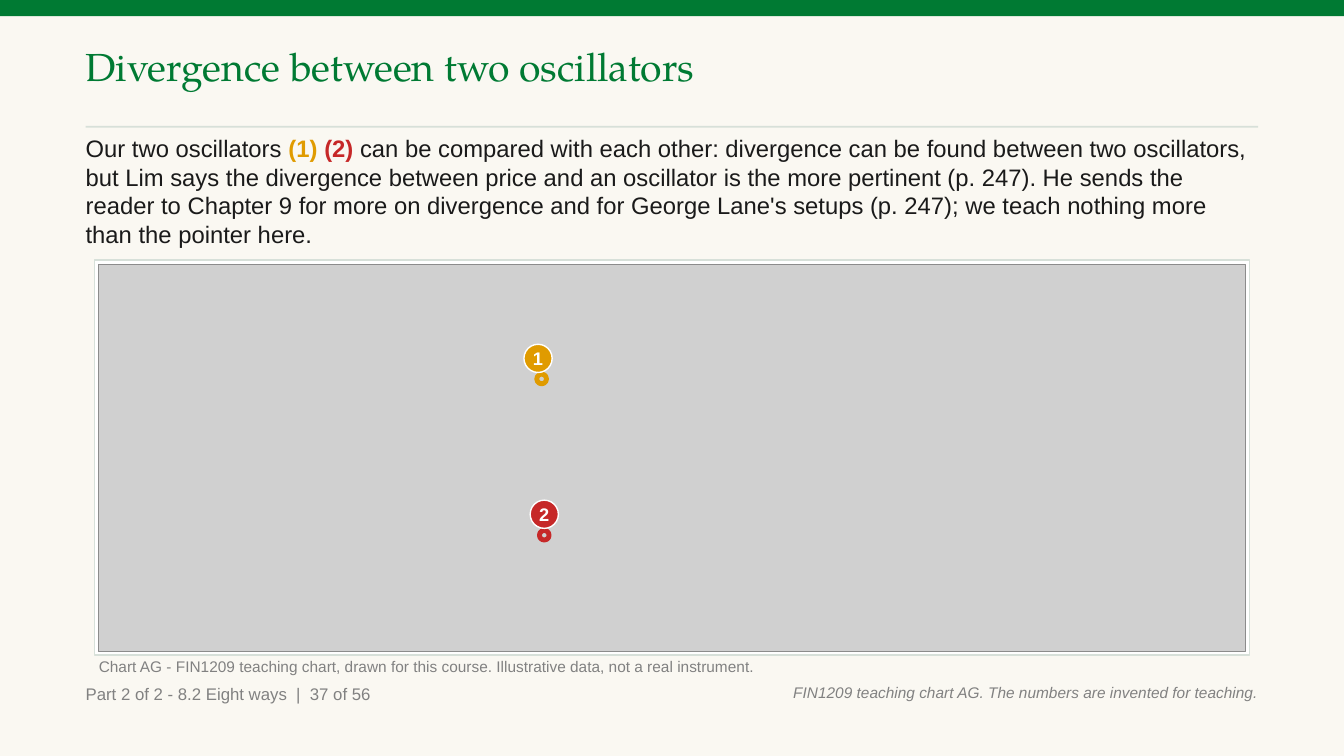
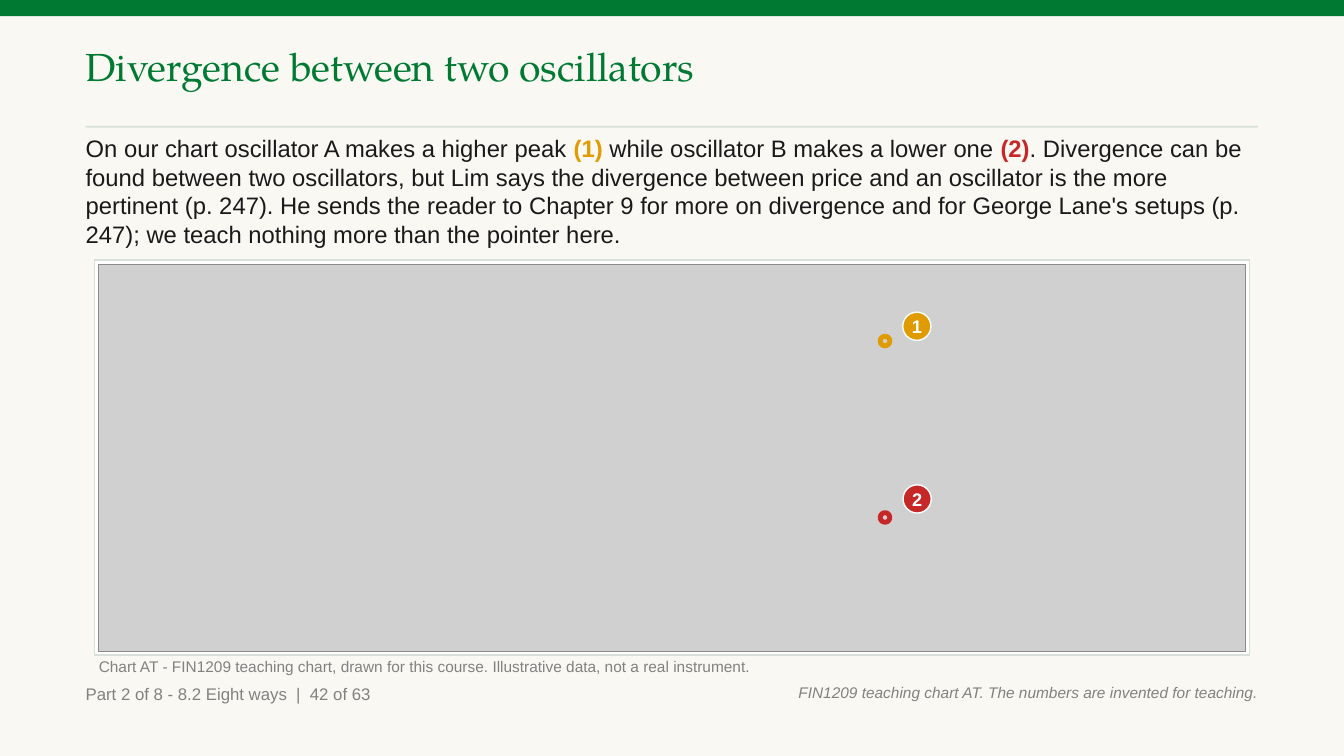
Before and after one commit to benjiesotelo-sudo/Telos_FIN1209, a slide deck: slide 98 of chapter-08/FIN1209-Chapter-08-Student-Edition.pptx (slide 91 before the commit). Drawn at 1344x756 pixels with LibreOffice and Linux fonts; fonts in the diff are those of the drawing; grey boxes stand for pictures. Boxes give left, top, right and bottom in pixels: in the first picture for what was removed or moved away, otherwise in the second. Text is boxed around its words. In the diff, an @@ line names an element or a change of style, - is before the commit and + after.

Commit message:
Chapter 8 Part A: apply strict read 1 (both halves): Chapter 7 footer form, first and second class wording, new charts, marks on the thing named, larger figures

```diff
--- a/chapter-08/FIN1209-Chapter-08-Student-Edition.pptx
+++ b/chapter-08/FIN1209-Chapter-08-Student-Edition.pptx
@@ text at [86, 139, 1242, 248]: text changed @@
-Our two oscillators (1) (2) can be compared with each other: divergence can be found between two oscillators, but Lim says the divergence between price and an oscillator is the more pertinent (p. 247). He sends the reader to Chapter 9 for more on divergence and for George Lane's setups (p. 247); we teach nothing more than the pointer here.
+On our chart oscillator A makes a higher peak (1) while oscillator B makes a lower one (2). Divergence can be found between two oscillators, but Lim says the divergence between price and an oscillator is the more pertinent (p. 247). He sends the reader to Chapter 9 for more on divergence and for George Lane's setups (p. 247); we teach nothing more than the pointer here.
@@ ellipse "1": place and size @@
-ellipse "1" at [524, 345, 553, 373]
+ellipse "1" at [903, 313, 932, 341]
@@ ellipse: place and size @@
-ellipse at [537, 374, 547, 384]
+ellipse at [880, 337, 890, 347]
@@ ellipse "2": place and size @@
-ellipse "2" at [530, 500, 559, 528]
+ellipse "2" at [903, 485, 932, 513]
@@ ellipse: place and size @@
-ellipse at [539, 530, 549, 540]
+ellipse at [880, 513, 890, 523]
@@ text at [86, 688, 371, 704]: text changed @@
-Part 2 of 2 - 8.2 Eight ways | 37 of 56
+Part 2 of 8 - 8.2 Eight ways | 42 of 63
@@ text at [99, 661, 749, 675]: text changed @@
-Chart AG - FIN1209 teaching chart, drawn for this course. Illustrative data, not a real instrument.
+Chart AT - FIN1209 teaching chart, drawn for this course. Illustrative data, not a real instrument.
@@ text at [798, 687, 1258, 701]: text changed @@
-FIN1209 teaching chart AG. The numbers are invented for teaching.
+FIN1209 teaching chart AT. The numbers are invented for teaching.
```
Also in this commit, not shown: 105 other slides changed, 11 slides added, 2 slides removed, 10 other files.
